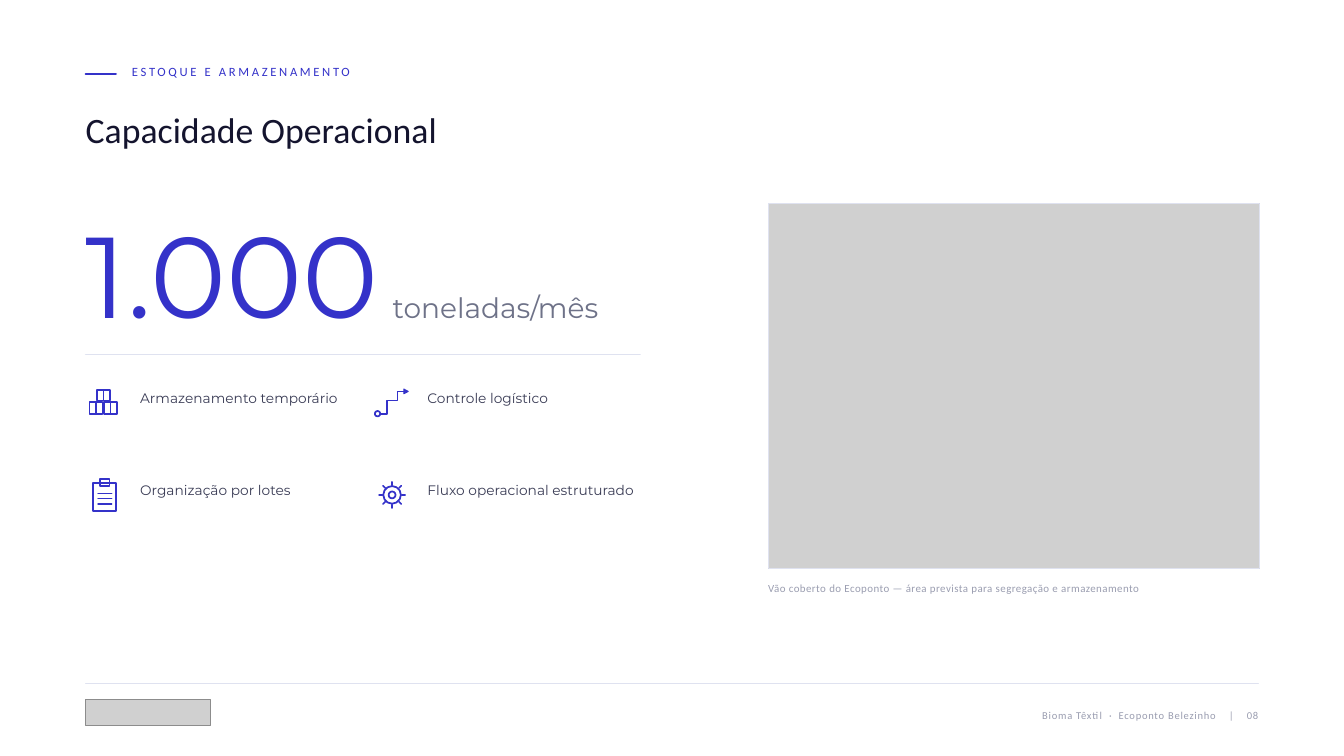
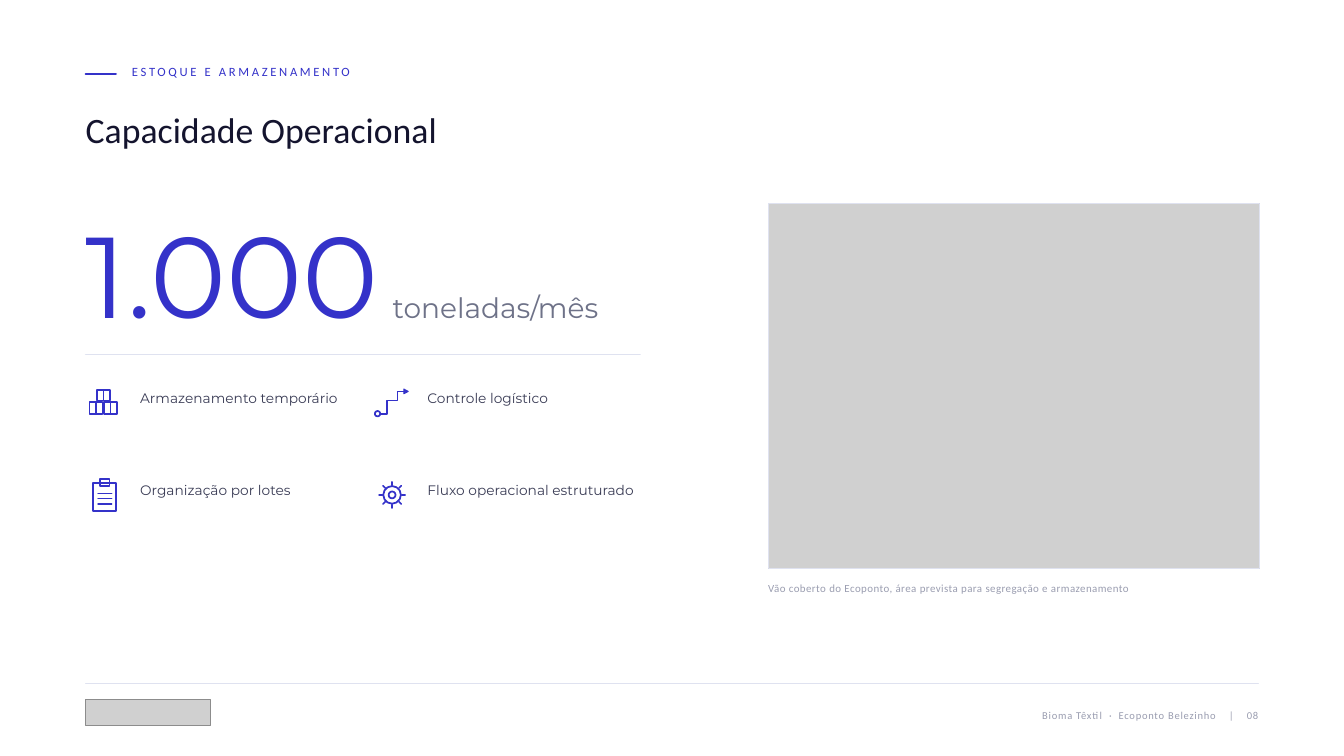
Before and after one commit to giovaniwawa789-beep/Kiro, a slide deck: slide 8 of apresentacoes/bioma_textil/Nunes_Lucato_Bioma_Textil_Ecoponto_Belezinho__Calibri.pptx. Drawn at 1344x756 pixels with LibreOffice and Linux fonts; fonts in the diff are those of the drawing; grey boxes stand for pictures. Boxes give left, top, right and bottom in pixels: in the first picture for what was removed or moved away, otherwise in the second. Text is boxed around its words. In the diff, an @@ line names an element or a change of style, - is before the commit and + after.

Commit message:
Remove travessoes do texto dos slides
Substitui os 6 travessoes (em dash) por pontuacao corrente, para o texto
soar redigido e nao gerado automaticamente:

- s02: "...documental completa, da coleta a destinacao final..."
- s04: "Situacao atual da area livre do Ecoponto Belezinho"
- s07: "PICOTAGEM (atividade derivada): adequacao dos materiais..."
- s08: "Vao coberto do Ecoponto, area prevista para segregacao..."
- s17: "...nesta etapa. Representacao conceitual, sem carater..."
- s20: "...nesta fase. O cronograma sera estabelecido..."

Verificado: zero em dash / en dash no texto dos 21 slides; layouts sem
alteracao de quebra ou estouro. PPTX, PDF e copia Calibri regerados.

```diff
--- a/apresentacoes/bioma_textil/Nunes_Lucato_Bioma_Textil_Ecoponto_Belezinho__Calibri.pptx
+++ b/apresentacoes/bioma_textil/Nunes_Lucato_Bioma_Textil_Ecoponto_Belezinho__Calibri.pptx
@@ text at box(768, 584, 1129, 594): text changed @@
-Vão coberto do Ecoponto — área prevista para segregação e armazenamento
+Vão coberto do Ecoponto, área prevista para segregação e armazenamento
```
Also in this commit, not shown: 5 other slides changed, 3 other files.
